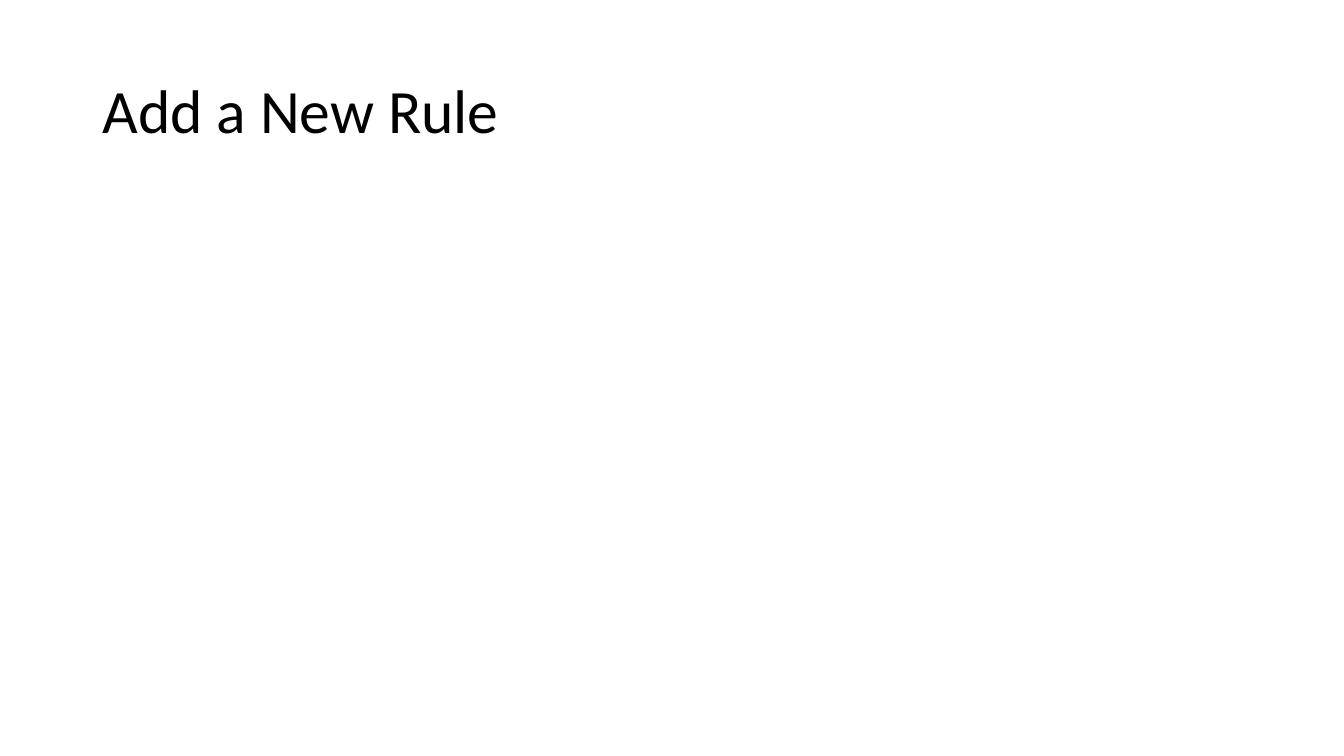
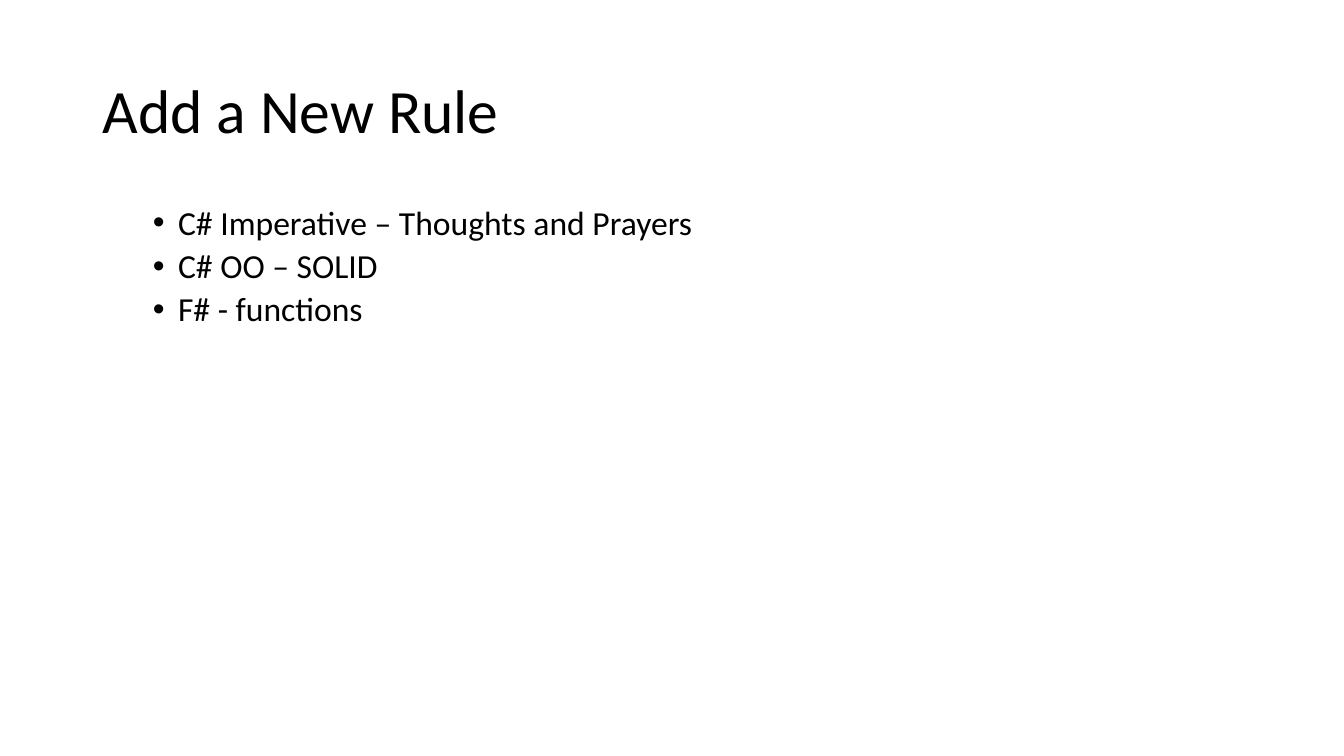
Before and after one commit to jamessdixon/chickensoftware-businessrules, a slide deck: slide 30 of Business Rules.pptx (slide 28 before the commit). Drawn at 1344x756 pixels with LibreOffice and Linux fonts; fonts in the diff are those of the drawing. Boxes give left, top, right and bottom in pixels: in the first picture for what was removed or moved away, otherwise in the second. Text is boxed around its words. In the diff, an @@ line names an element or a change of style, - is before the commit and + after.

```diff
--- a/Business Rules.pptx
+++ b/Business Rules.pptx
@@ text added at <box>178,211,692,322</box>, 24 pt, text #000000 @@
+  • C# Imperative – Thoughts and Prayers
+  • C# OO – SOLID
+  • F# - functions
```
Also in this commit, not shown: 6 other slides changed, 2 slides added.
